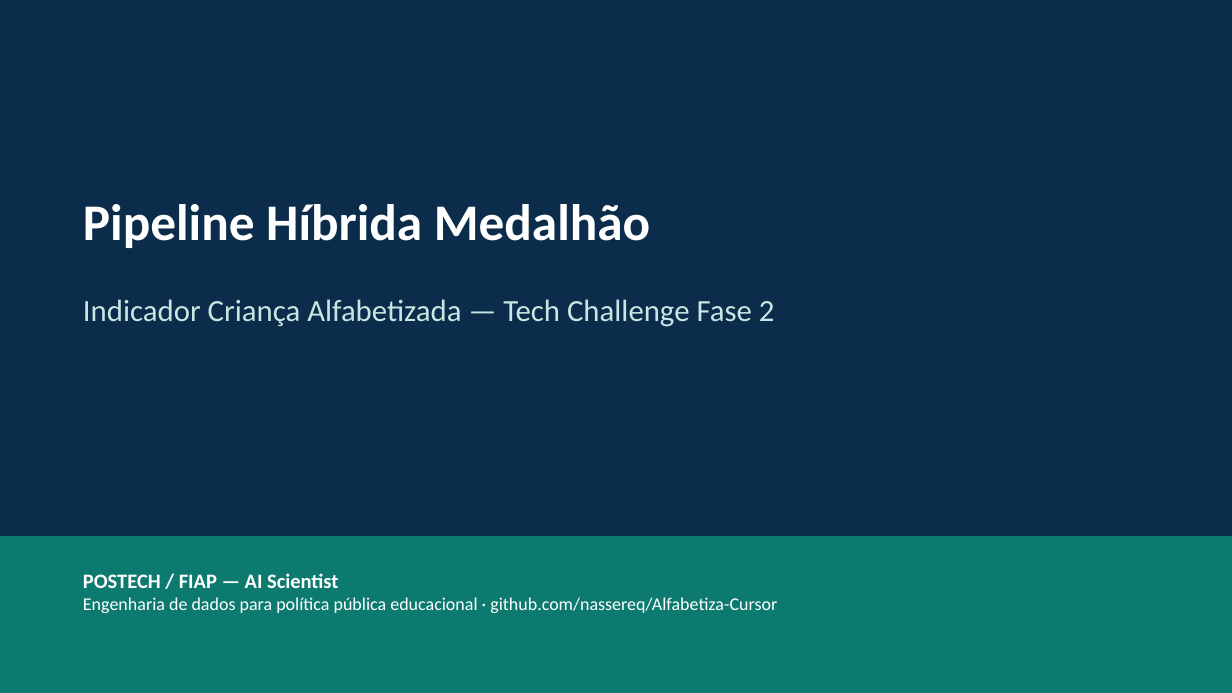
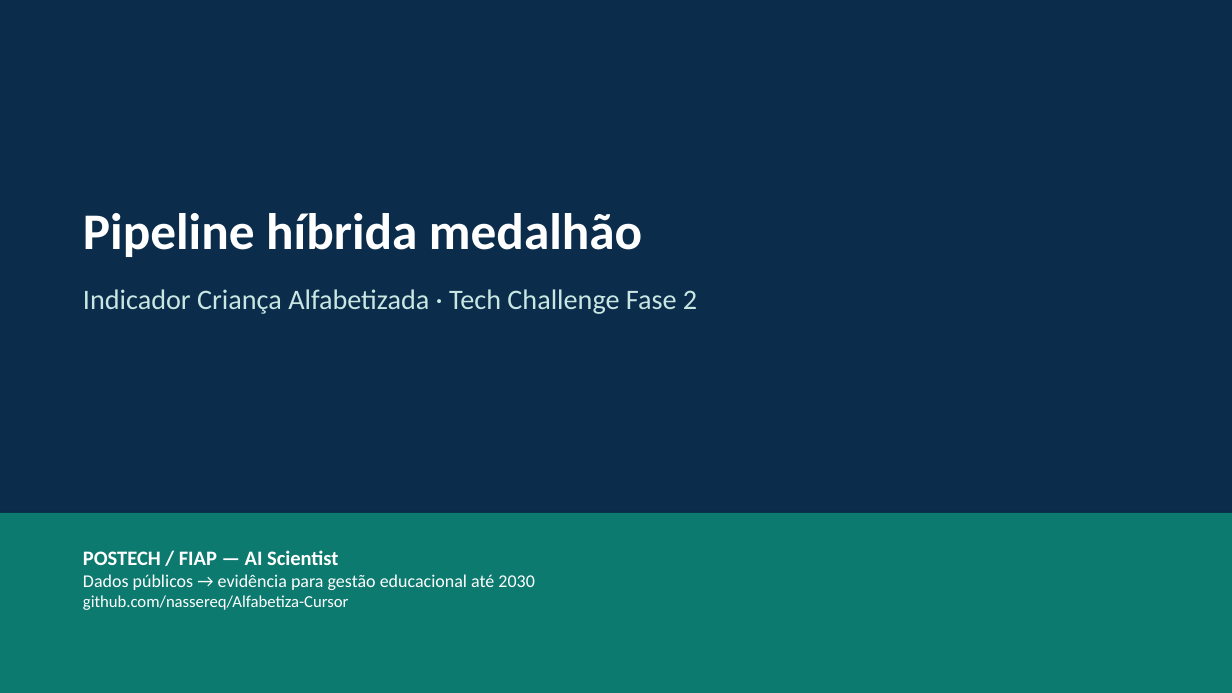
Before and after one commit to nassereq/Alfabetiza-Cursor, a slide deck: slide 1 of docs/Apresentacao_Tech_Challenge_Fase2_Alfabetiza.pptx. Drawn at 1232x693 pixels with LibreOffice and Linux fonts; fonts in the diff are those of the drawing. Boxes give left, top, right and bottom in pixels: in the first picture for what was removed or moved away, otherwise in the second. Text is boxed around its words. In the diff, an @@ line names an element or a change of style, - is before the commit and + after.

```diff
--- a/docs/Apresentacao_Tech_Challenge_Fase2_Alfabetiza.pptx
+++ b/docs/Apresentacao_Tech_Challenge_Fase2_Alfabetiza.pptx
@@ text at (x1=83, y1=213, x2=642, y2=257): text changed @@
-Pipeline Híbrida Medalhão
+Pipeline híbrida medalhão
@@ text at (x1=83, y1=289, x2=697, y2=314): text changed; size 24 to 22 pt @@
-Indicador Criança Alfabetizada — Tech Challenge Fase 2
+Indicador Criança Alfabetizada · Tech Challenge Fase 2
@@ rectangle resized from (x1=0, y1=536, x2=1232, y2=693) to (x1=0, y1=513, x2=1232, y2=693) @@
@@ text "POSTECH / FIAP — AI ..." moved from (x1=83, y1=573, x2=777, y2=613) to (x1=83, y1=550, x2=534, y2=610) @@
@@ text at (x1=83, y1=574, x2=534, y2=610): text changed @@
-Engenharia de dados para política pública educacional · github.com/nassereq/Alfabetiza-Cursor
+Dados públicos → evidência para gestão educacional até 2030
+github.com/nassereq/Alfabetiza-Cursor
```
Also in this commit, not shown: 5 other slides changed, 6 slides added, 11 slides removed, 23 other files.
